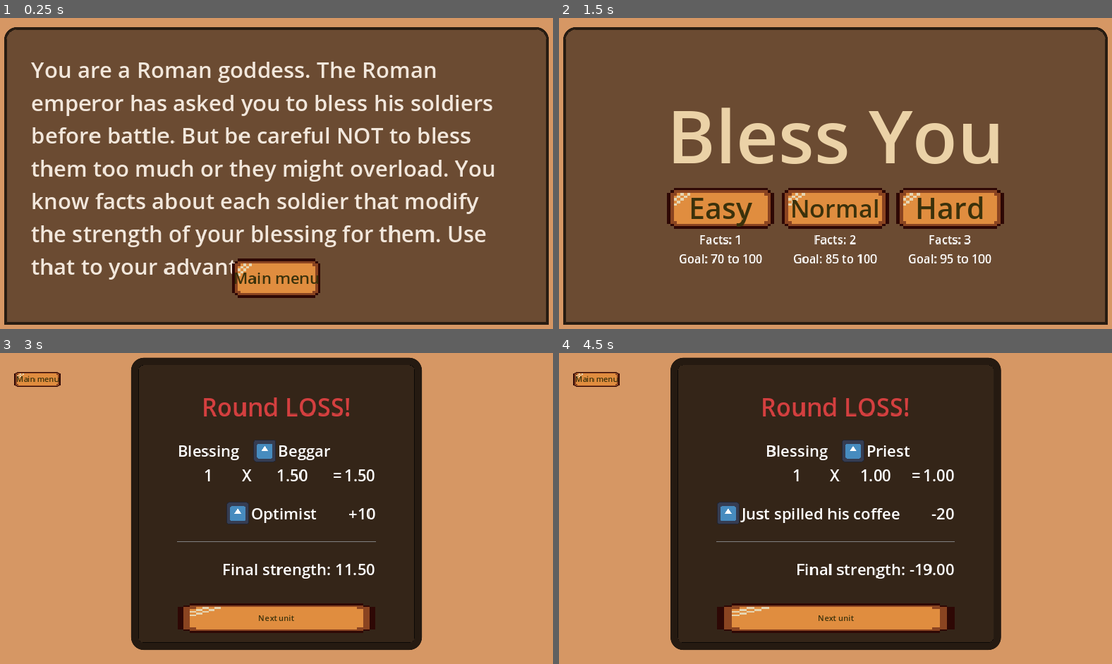
Above: before the commit, frames 1-4 (two rows, left to right).
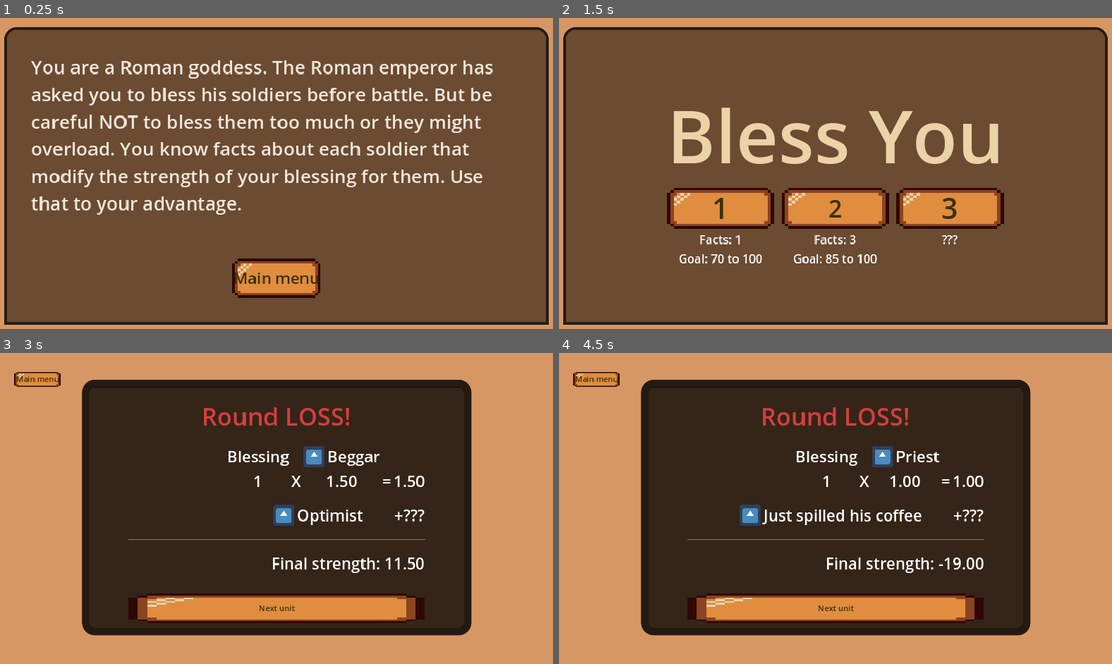
Above: after the commit, the same moments.

Repository: frostblooded/wolf
Game: Godot game, scene res://scenes/StartGameInfo.tscn
Two runs of this game, one before a commit and one after it. Both use one fixed random seed, a clock stepped at 60 frames per second and the inputs below. The engine's default icon, where the game draws it, is replaced by a stand-in: a white triangle on a blue panel in a dark square.
Inputs:
- Up to frame 1 (0.25 s): no input
- Up to frame 2 (1.5 s): tap Enter at 0.5 s; click "Main menu" at 1.25 s
- Up to frame 3 (3 s): click "Easy" (after the commit: "1") at 2 s; click "Bless" at 2.75 s
- Up to frame 4 (4.5 s): click "Next unit" at 3.5 s; click "Bless" at 4.25 s

The runs differ from the first frame. In frame 1, 16% of the frame differs, in the area x 5-90%, y 13-85%; in frame 2, 1.5%; in frame 3, 30%, in the area x 14-86%, y 1-96%; in frame 4, 26%.

Commit message:
Start making rework 2

Diff:
--- a/scenes/MainMenu.tscn
+++ b/scenes/MainMenu.tscn
@@ -56,7 +56,7 @@
 layout_mode = 2
 size_flags_horizontal = 3
 theme_override_font_sizes/font_size = 60
-text = "Easy"
+text = "1"
 script = ExtResource("1_dmttn")
 start_difficulty = 0
 
@@ -80,13 +80,13 @@
 layout_mode = 2
 size_flags_vertical = 3
 theme_override_font_sizes/font_size = 50
-text = "Normal"
+text = "2"
 script = ExtResource("1_dmttn")
 
 [node name="Label" type="Label" parent="CanvasLayer/MarginContainer/PanelContainer/VBoxContainer/HBoxContainer/NormalButtonContainer"]
 layout_mode = 2
 theme_override_font_sizes/font_size = 24
-text = "Facts: 2"
+text = "Facts: 3"
 horizontal_alignment = 1
 
 [node name="Label2" type="Label" parent="CanvasLayer/MarginContainer/PanelContainer/VBoxContainer/HBoxContainer/NormalButtonContainer"]
@@ -103,20 +103,14 @@
 layout_mode = 2
 size_flags_horizontal = 3
 theme_override_font_sizes/font_size = 60
-text = "Hard"
+text = "3"
 script = ExtResource("1_dmttn")
 start_difficulty = 2
 
 [node name="Label" type="Label" parent="CanvasLayer/MarginContainer/PanelContainer/VBoxContainer/HBoxContainer/HardButtonContainer"]
 layout_mode = 2
 theme_override_font_sizes/font_size = 24
-text = "Facts: 3"
-horizontal_alignment = 1
-
-[node name="Label2" type="Label" parent="CanvasLayer/MarginContainer/PanelContainer/VBoxContainer/HBoxContainer/HardButtonContainer"]
-layout_mode = 2
-theme_override_font_sizes/font_size = 24
-text = "Goal: 95 to 100"
+text = "???"
 horizontal_alignment = 1
 
 [connection signal="pressed" from="CanvasLayer/MarginContainer/PanelContainer/VBoxContainer/HBoxContainer/EasyButtonContainer/EasyButton" to="CanvasLayer/MarginContainer/PanelContainer/VBoxContainer/HBoxContainer/EasyButtonContainer/EasyButton" method="_on_pressed"]
--- a/scenes/StartGameInfo.tscn
+++ b/scenes/StartGameInfo.tscn
@@ -46,7 +46,7 @@
 layout_mode = 2
 size_flags_vertical = 0
 theme_override_colors/font_color = Color(0.94902, 0.905882, 0.862745, 1)
-theme_override_font_sizes/font_size = 45
+theme_override_font_sizes/font_size = 38
 text = "You are a Roman goddess. The Roman emperor has asked you to bless his soldiers before battle. But be careful NOT to bless them too much or they might overload. You know facts about each soldier that modify the strength of your blessing for them. Use that to your advantage."
 autowrap_mode = 3
 
--- a/scenes/UI/FactValueUI.tscn
+++ b/scenes/UI/FactValueUI.tscn
@@ -14,4 +14,4 @@
 [node name="ValueLabel" type="Label" parent="."]
 layout_mode = 2
 size_flags_horizontal = 8
-text = "+10"
+text = "+???"
--- a/scenes/main.tscn
+++ b/scenes/main.tscn
@@ -1,12 +1,12 @@
 [gd_scene load_steps=11 format=3 uid="uid://6pgl1pt35txy"]
 
-[ext_resource type="PackedScene" uid="uid://b5x7gvbok67bw" path="res://scenes/Background.tscn" id="1_ut6st"]
-[ext_resource type="PackedScene" uid="uid://b3llop6ts804d" path="res://scenes/GameManager.tscn" id="2_k8vnu"]
-[ext_resource type="Script" path="res://scripts/bless_results_panel_shower.gd" id="3_7vn06"]
-[ext_resource type="Script" path="res://scripts/bless_results_container.gd" id="4_8q8d7"]
-[ext_resource type="Script" path="res://scripts/main_menu_button.gd" id="5_pgemp"]
-[ext_resource type="PackedScene" uid="uid://dla2errvpj32w" path="res://scenes/UI/UnitTypeUI.tscn" id="6_s8nki"]
-[ext_resource type="PackedScene" uid="uid://bq34nd2wmlouq" path="res://scenes/UI/FactValueUI.tscn" id="6_xdr73"]
+[ext_resource type="PackedScene" uid="uid://b5x7gvbok67bw" path="res://scenes/Background.tscn" id="1_3pg3h"]
+[ext_resource type="PackedScene" uid="uid://b3llop6ts804d" path="res://scenes/GameManager.tscn" id="2_uo1g6"]
+[ext_resource type="Script" path="res://scripts/bless_results_panel_shower.gd" id="3_v2l1l"]
+[ext_resource type="Script" path="res://scripts/bless_results_container.gd" id="4_1hpqm"]
+[ext_resource type="PackedScene" uid="uid://bq34nd2wmlouq" path="res://scenes/UI/FactValueUI.tscn" id="5_tq30s"]
+[ext_resource type="PackedScene" uid="uid://dla2errvpj32w" path="res://scenes/UI/UnitTypeUI.tscn" id="6_xi4cx"]
+[ext_resource type="Script" path="res://scripts/main_menu_button.gd" id="7_mx28l"]
 
 [sub_resource type="StyleBoxFlat" id="StyleBoxFlat_ibkj6"]
 bg_color = Color(0, 0, 0, 0.756863)
@@ -20,9 +20,9 @@
 corner_radius_bottom_right = 25
 corner_radius_bottom_left = 25
 expand_margin_left = 80.0
-expand_margin_top = 50.0
+expand_margin_top = 25.0
 expand_margin_right = 80.0
-expand_margin_bottom = 20.0
+expand_margin_bottom = 10.0
 
 [sub_resource type="Theme" id="Theme_qcnw4"]
 default_font_size = 32
@@ -50,10 +50,10 @@
 anchor_top = 0.5
 anchor_right = 0.5
 anchor_bottom = 0.5
-offset_left = -20.0
-offset_top = -20.0
-offset_right = 20.0
-offset_bottom = 20.0
+offset_left = -317.5
+offset_top = -218.5
+offset_right = 317.5
+offset_bottom = 218.5
 grow_horizontal = 2
 grow_vertical = 2
 size_flags_horizontal = 4
@@ -62,9 +62,9 @@
 
 [node name="BlessResultsContainer" type="VBoxContainer" parent="RoundResultLayer/PanelContainer"]
 layout_mode = 2
-theme_override_constants/separation = 32
-script = ExtResource("4_8q8d7")
-fact_value_ui_scene = ExtResource("6_xdr73")
+theme_override_constants/separation = 24
+script = ExtResource("4_1hpqm")
+fact_value_ui_scene = ExtResource("5_tq30s")
 
 [node name="RoundResultLabel" type="Label" parent="RoundResultLayer/PanelContainer/BlessResultsContainer"]
 layout_mode = 2
--- a/scripts/autoload/difficulty_manager.gd
+++ b/scripts/autoload/difficulty_manager.gd
@@ -10,7 +10,7 @@
 
 var facts_count_per_difficulty: Dictionary = {
     Difficulty.EASY: 1,
-    Difficulty.NORMAL: 2,
+    Difficulty.NORMAL: 3,
     Difficulty.HARD: 3,
 }
 
--- a/scripts/blessing_unit_ui.gd
+++ b/scripts/blessing_unit_ui.gd
@@ -4,12 +4,12 @@
 @export var fact_ui_scene: PackedScene = null
 
 func initialize(unit: Unit, wins_in_a_row: int):
-    var facts_container: Control = find_child("FactsContainer")
+	var facts_container: Control = find_child("FactsContainer")
 
-    for fact in unit.facts:
-        var fact_ui: FactUI = fact_ui_scene.instantiate()
-        fact_ui.initialize(fact)
-        facts_container.add_child(fact_ui)
+	for fact in unit.facts:
+		var fact_ui: FactUI = fact_ui_scene.instantiate()
+		fact_ui.initialize(fact)
+		facts_container.add_child(fact_ui)
 
-    find_child("UnitTypeUI").initialize(unit.type)
-    find_child("WinsInARowLabel").text = "Wins in a row: %d/3" % wins_in_a_row
+	find_child("UnitTypeUI").initialize(unit.type)
+	find_child("WinsInARowLabel").text = "Wins in a row: %d/3" % wins_in_a_row
--- a/scripts/fact_ui.gd
+++ b/scripts/fact_ui.gd
@@ -2,9 +2,9 @@
 extends Control
 
 func initialize(fact: Fact):
-    $Label.text = fact.name
-    $TextureRect.texture = fact.image
+	$Label.text = fact.name
+	$TextureRect.texture = fact.image
 
 func initialize_with_additional_text(fact: Fact, text: String):
-    $Label.text = fact.name + text
-    $TextureRect.texture = fact.image
+	$Label.text = fact.name + text
+	$TextureRect.texture = fact.image
--- a/scripts/fact_value_ui.gd
+++ b/scripts/fact_value_ui.gd
@@ -2,9 +2,4 @@
 extends Control
 
 func initialize(fact: Fact):
-    $FactUI.initialize(fact)
-
-    if fact.value > 0:
-        $ValueLabel.text = "+" + str(fact.value)
-    else:
-        $ValueLabel.text = str(fact.value)
+	$FactUI.initialize(fact)
Not shown: 3 places in scenes/main.tscn that only renumber resources
